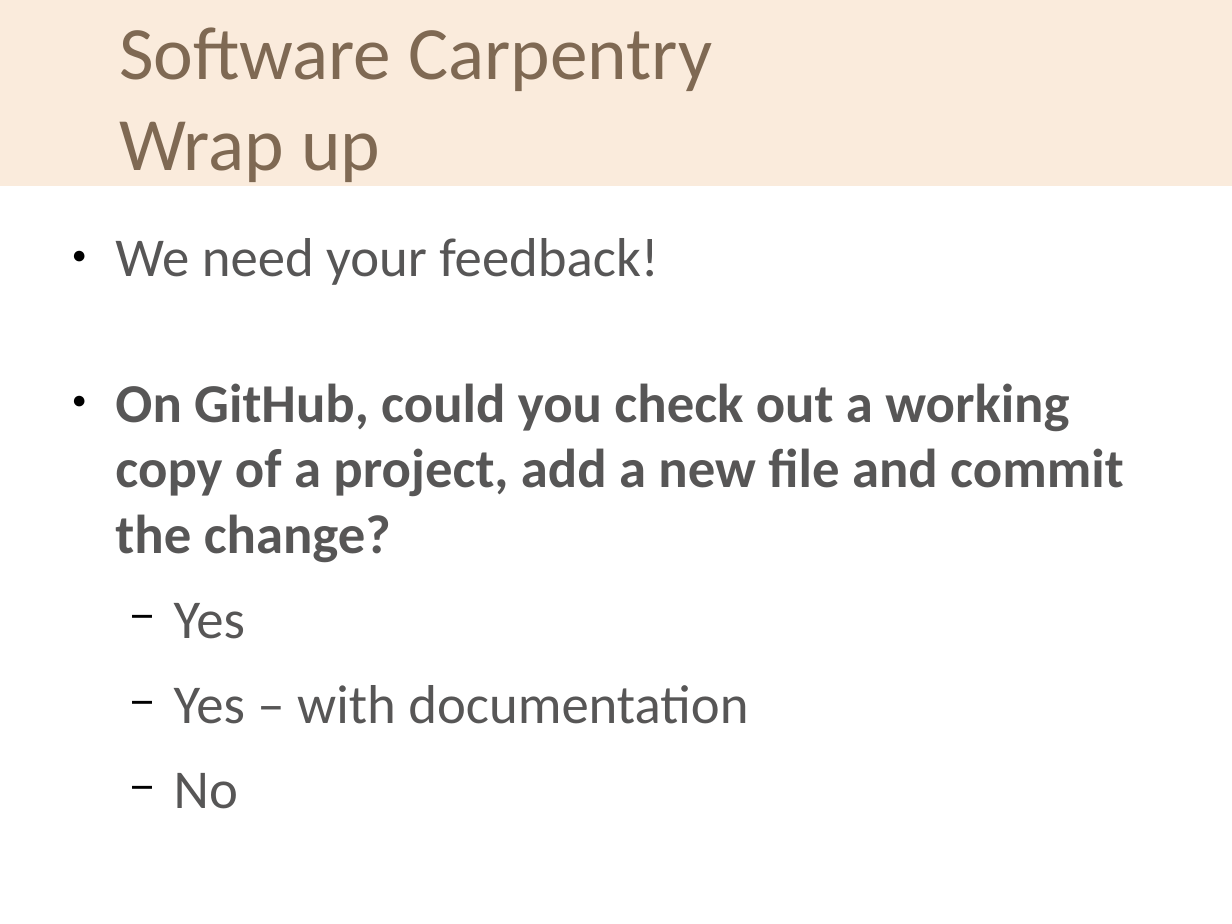
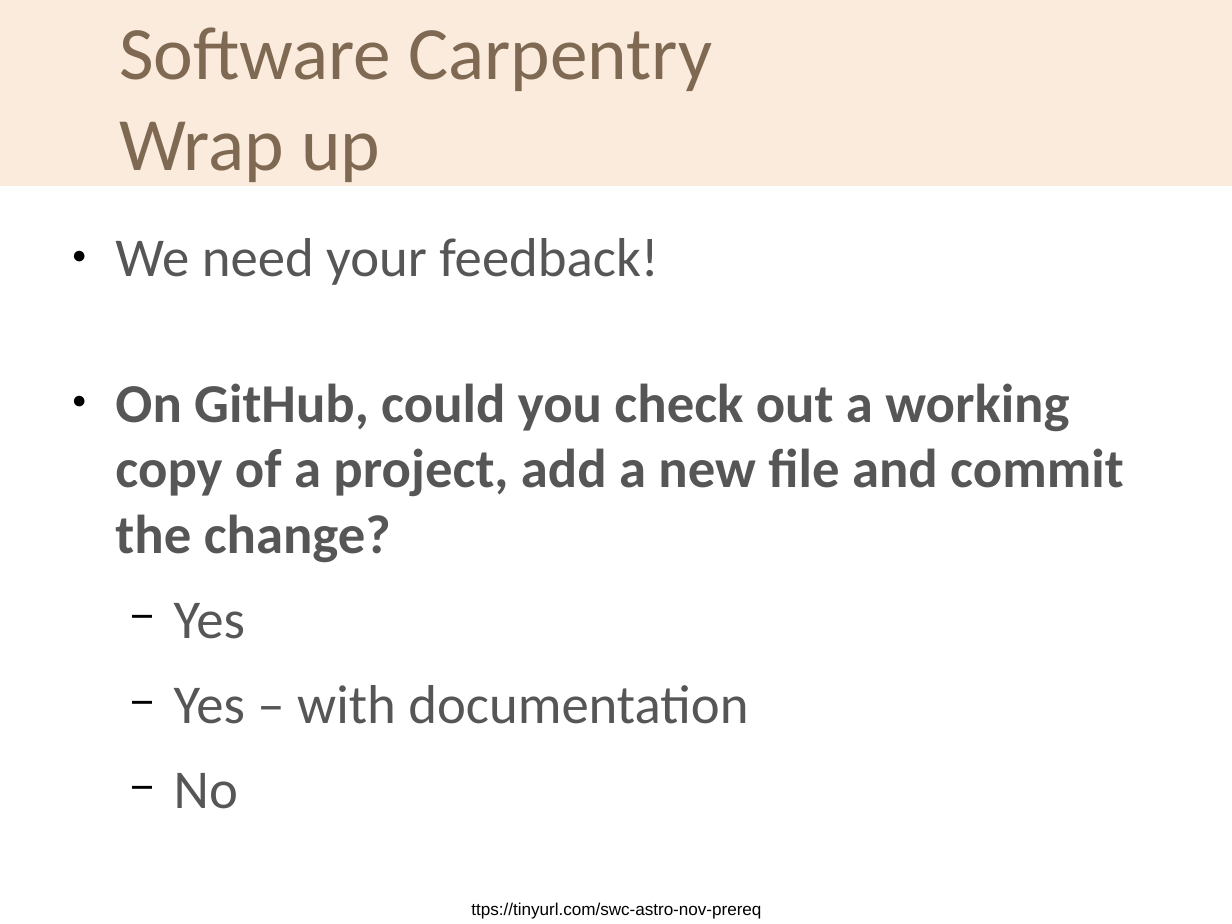
Before and after one commit to softwaresaved/2020-04-30-ramp-swc, a slide deck: slide 4 of welcome/swc-rsg-wrap-up.odp. Drawn at 1232x924 pixels with LibreOffice and Linux fonts; fonts in the diff are those of the drawing; background and template pictures are left out. Boxes give left, top, right and bottom in pixels: in the first picture for what was removed or moved away, otherwise in the second. Text is boxed around its words. In the diff, an @@ line names an element or a change of style, - is before the commit and + after.

```diff
--- a/welcome/swc-rsg-wrap-up.odp
+++ b/welcome/swc-rsg-wrap-up.odp
@@ text added at box(471, 902, 761, 919), 10 pt, text #000000 @@
+ttps://tinyurl.com/swc-astro-nov-prereq
```
Also in this commit, not shown: 1 slide added, 1 other file.
